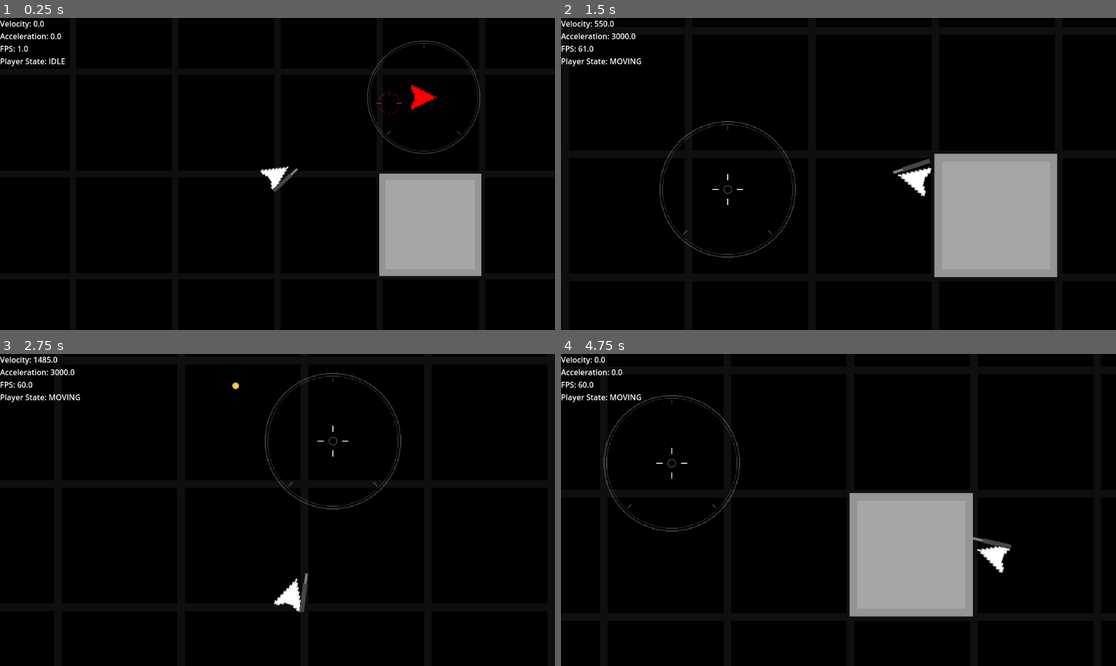
Above: before the commit, frames 1-4 (two rows, left to right).
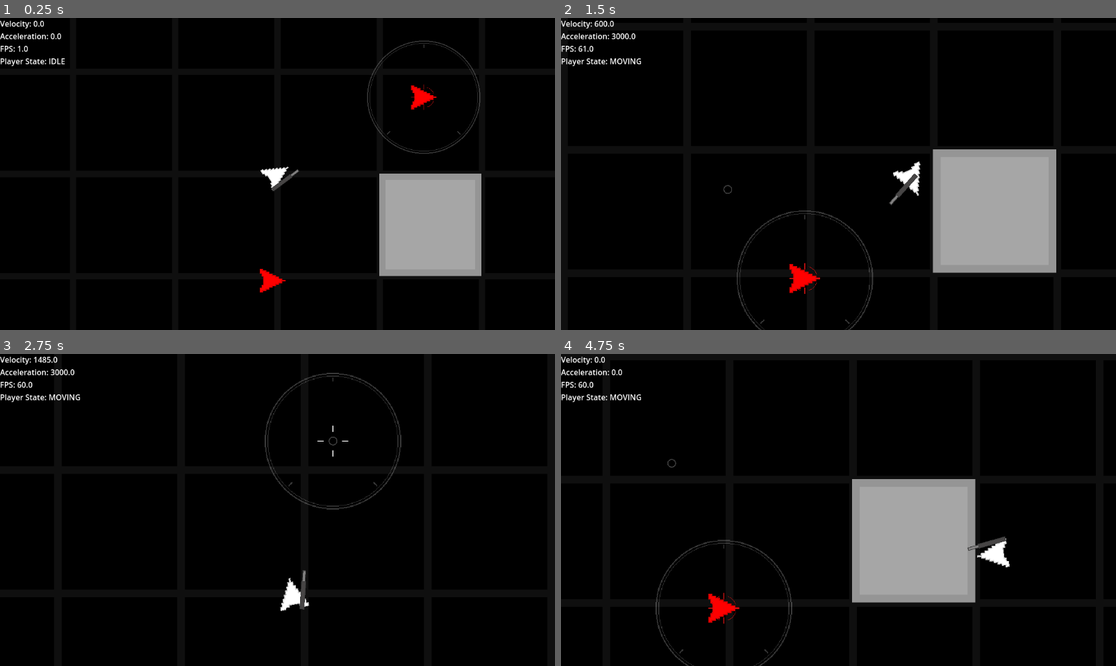
Above: after the commit, the same moments.

Repository: Morogox/AC2D
Game: Godot game, scene res://Scenes/main.tscn
Two runs of this game, one before a commit and one after it. Both use one fixed random seed, a clock stepped at 60 frames per second and the inputs below.
Inputs (mouse positions are in pixels of both pictures, inside the frame that each line leads up to):
- Up to frame 1 (0.25 s): no input
- Up to frame 2 (1.5 s): move the mouse to (960, 158) at 0.52 s; hold D (ui_right) 0.53-1.28 s; hold Right mouse button (ui_fireR) 0.53-1.28 s; move the mouse to (727, 189) at 1.27 s; hold S (ui_down) from 1.28 s (still down); right-click (727, 189) at 1.35 s
- Up to frame 3 (2.75 s): move the mouse to (333, 441) at 2.02 s; release S (ui_down) at 2.03 s; hold D (ui_right) from 2.03 s (still down); hold Right mouse button (ui_fireR) from 2.03 s (still down)
- Up to frame 4 (4.75 s): move the mouse to (810, 572) at 2.77 s; release D (ui_right) at 2.78 s; release Right mouse button (ui_fireR) at 2.78 s; hold W (ui_up) 2.78-3.53 s; right-click (810, 572) at 2.85 s; move the mouse to (1005, 556) at 3.52 s; hold Right mouse button (ui_fireR) 3.53-4.28 s; hold A (ui_left) from 3.53 s (still down); move the mouse to (672, 463) at 4.27 s; right-click (672, 463) at 4.35 s

The runs differ from the first frame. In frame 1, 0.3% of the frame differs, in the area x 46-79%, y 21-88%; in frame 2, 2.5%; in frame 3, 0.3%; in frame 4, 3.8%, in the area x 7-82%, y 13-100%.

Commit message:
1.7.0.0 | bullet rework, bullet hit flare, recoil

Diff:
--- /dev/null
+++ b/Scenes/bullet_1_impact_scene.tscn
@@ -0,0 +1,14 @@
+[gd_scene load_steps=3 format=3 uid="uid://cfv03upuh3ydq"]
+
+[ext_resource type="Texture2D" uid="uid://deq1opuwrmu46" path="res://Assets/Sprites/sBullet1_impact.png" id="1_58kd3"]
+[ext_resource type="Script" uid="uid://dxprftua2trj5" path="res://Scripts/bullet_1_impact.gd" id="1_mb6gl"]
+
+[node name="bullet1_impact" type="Node2D"]
+script = ExtResource("1_mb6gl")
+
+[node name="Sprite2D" type="Sprite2D" parent="."]
+position = Vector2(1, 0)
+scale = Vector2(1.5, 1.5)
+texture = ExtResource("1_58kd3")
+centered = false
+offset = Vector2(-64, -31)
--- a/Scenes/bullet_1_scene.tscn
+++ b/Scenes/bullet_1_scene.tscn
@@ -4,17 +4,19 @@
 [ext_resource type="Texture2D" uid="uid://qp7hvfuahtvq" path="res://Assets/Sprites/sBullet1.png" id="2_ycag2"]
 
 [sub_resource type="RectangleShape2D" id="RectangleShape2D_6afsh"]
-size = Vector2(53, 56)
+size = Vector2(204, 56)
 
 [node name="Bullet" type="Area2D"]
-scale = Vector2(0.25, 0.25)
+scale = Vector2(0.5, 0.25)
 script = ExtResource("1_oduel")
 
 [node name="CollisionShape2D" type="CollisionShape2D" parent="."]
-position = Vector2(0.5, 0)
+position = Vector2(2, 0)
 shape = SubResource("RectangleShape2D_6afsh")
 
 [node name="Sprite2D" type="Sprite2D" parent="."]
+scale = Vector2(3, 3)
 texture = ExtResource("2_ycag2")
 
-[connection signal="body_entered" from="." to="." method="_on_Bullet_body_entered"]
+[node name="Marker2D" type="Marker2D" parent="."]
+position = Vector2(104, 0)
--- a/Scenes/gun_scene.tscn
+++ b/Scenes/gun_scene.tscn
@@ -1,13 +1,21 @@
-[gd_scene load_steps=3 format=3 uid="uid://dgx8hr7cx7jni"]
+[gd_scene load_steps=4 format=3 uid="uid://dgx8hr7cx7jni"]
 
 [ext_resource type="Texture2D" uid="uid://g7lfgpha7jij" path="res://Assets/Sprites/sGun1.png" id="1_nxj5y"]
 [ext_resource type="Script" uid="uid://cplmt67onjenl" path="res://Scripts/gun.gd" id="1_oqrbh"]
+[ext_resource type="Texture2D" uid="uid://basq0tayhaiq5" path="res://Assets/Sprites/sMuzzleFlash1.png" id="2_fgxor"]
 
 [node name="Gun" type="Node2D"]
 script = ExtResource("1_oqrbh")
-
-[node name="Sprite2D" type="Sprite2D" parent="."]
-texture = ExtResource("1_nxj5y")
+bullet_speed = 7000
 
 [node name="Muzzle" type="Marker2D" parent="."]
 position = Vector2(29, 0)
+
+[node name="sMuzzleFlash" type="Sprite2D" parent="."]
+visible = false
+position = Vector2(47, 0)
+scale = Vector2(0.15, 0.15)
+texture = ExtResource("2_fgxor")
+
+[node name="sGun" type="Sprite2D" parent="."]
+texture = ExtResource("1_nxj5y")
--- a/Scenes/main.tscn
+++ b/Scenes/main.tscn
@@ -31,6 +31,9 @@
 tile_map_data = PackedByteArray("AAD6//n/AQAAAAAAAAD7//n/AQAAAAAAAAD8//n/AQAAAAAAAAD9//n/AQAAAAAAAAD+//n/AQAAAAAAAAD/// …(25520 unchanged characters)…
 tile_set = SubResource("TileSet_8gbba")
 
+[node name="Walls" parent="." groups=["object"] instance=ExtResource("6_6bp64")]
+position = Vector2(382, 127)
+
 [node name="Player" parent="." node_paths=PackedStringArray("cursor") instance=ExtResource("1_jjgbg")]
 cursor = NodePath("../Crosshair")
 
@@ -47,14 +50,15 @@
 
 [node name="Boundaries" parent="." instance=ExtResource("5_21xkr")]
 
-[node name="Walls" parent="." groups=["object"] instance=ExtResource("6_6bp64")]
-position = Vector2(382, 127)
-
 [node name="Enemy1" parent="." instance=ExtResource("10_hptm8")]
 position = Vector2(-61, -546)
 
 [node name="Enemy1_2" parent="." instance=ExtResource("10_hptm8")]
 position = Vector2(116, -192)
+
+[node name="Enemy1_3" parent="." instance=ExtResource("10_hptm8")]
+position = Vector2(-12, 267)
+on = false
 
 [node name="Crosshair" type="Node2D" parent="." node_paths=PackedStringArray("player")]
 position = Vector2(-229, 11)
@@ -63,7 +67,7 @@
 free_sprite = ExtResource("8_ynf5e")
 soft_lock_sprite = ExtResource("11_wsu2k")
 full_lock_sprite = ExtResource("11_wsu2k")
-full_lock_time = 60.0
+full_lock_time = 0.2
 
 [node name="sCrosshair" type="Sprite2D" parent="Crosshair"]
 scale = Vector2(0.25, 0.25)
--- a/Scenes/walls_scene.tscn
+++ b/Scenes/walls_scene.tscn
@@ -7,7 +7,7 @@
 
 [node name="Wall1" type="Node2D"]
 
-[node name="Wall1Static" type="StaticBody2D" parent="."]
+[node name="Wall1Static" type="StaticBody2D" parent="." groups=["object"]]
 
 [node name="WallCol" type="CollisionShape2D" parent="Wall1Static"]
 shape = SubResource("RectangleShape2D_cxhnf")
--- a/Scripts/bullet.gd
+++ b/Scripts/bullet.gd
@@ -1,21 +1,52 @@
 extends Area2D
-
+@onready var tip = $Marker2D
 @export var lifetime: float = 2.0   # seconds before auto-destroy
 
 var life_timer := 0.0
 var damage: int = 0          # placeholder, will be set by gun
-var speed: float = 2000.0    # placeholder, will be set by gun
+var b_speed: float = 0.0    # placeholder, will be set by gun
+
+var last_pos: Vector2
+var velocity: Vector2
+func _ready():
+	velocity = Vector2.RIGHT.rotated(rotation) * b_speed
+
 func _process(delta):
-	# Move forward in the bullet's rotation direction
-	position += Vector2.RIGHT.rotated(rotation) * speed * delta
+	var from = global_position
+	var to = from + velocity * delta
+	# Build the query
+	var space_state = get_world_2d().direct_space_state
+	var query = PhysicsRayQueryParameters2D.create(from, to)
+	query.exclude = [self]  # avoid hitting itself
+	var result = space_state.intersect_ray(query)
+
+	if result:
+		var hit_pos = result.position
+		global_position = hit_pos
+		_on_Bullet_body_entered(result.collider)
+
+		return
+	# No hit → just move
+	global_position = to
 
 	# Auto-destroy after lifetime
 	life_timer += delta
 	if life_timer >= lifetime:
 		queue_free()
 
-	# Detect collision
+func hit_effect():
+	# spawn impact effect
+	var impact = preload("res://Scenes/bullet_1_impact_scene.tscn").instantiate()
+	impact.global_position = global_position
+	impact.global_rotation = global_rotation
+	get_tree().current_scene.add_child(impact)
+
 func _on_Bullet_body_entered(body):
+	print("method called")
 	if body.is_in_group("enemies"):
-		# Handle hit logic (damage, effects, etc.)
-		queue_free()
+		#place holder
+		hit_effect()
+	if body.is_in_group("object"):
+		print("WALL")
+		hit_effect()
+	queue_free()
--- /dev/null
+++ b/Scripts/bullet_1_impact.gd
@@ -0,0 +1,7 @@
+extends Node2D
+@export var lifetime := 0.05  # seconds
+
+func _ready():
+	# auto-destroy after a short time
+	rotation += randf_range(-0.1, 0.1)
+	get_tree().create_timer(lifetime).timeout.connect(queue_free)
--- a/Scripts/crosshair.gd
+++ b/Scripts/crosshair.gd
@@ -3,6 +3,8 @@
 @export var free_sprite: Texture2D
 @export var soft_lock_sprite: Texture2D
 @export var full_lock_sprite: Texture2D
+
+
 enum CrosshairState {
 	FREE,       # Following the cursor normally
 	SOFT_LOCK,  # Slowly lerping toward an enemy
--- a/Scripts/enemy_1.gd
+++ b/Scripts/enemy_1.gd
@@ -1,19 +1,20 @@
 extends CharacterBody2D
 var direction = 1
 var speed = 1000  # pixels per second
-
+@export var on = true
 func _ready():
 	add_to_group("enemies")
 
 func _process(delta):
-	# Update position
-	global_position.x += speed * delta * direction
+	if on:
+		# Update position
+		global_position.x += speed * delta * direction
 
-	# Update velocity vector
-	velocity = Vector2(speed * direction, 0)
+		# Update velocity vector
+		velocity = Vector2(speed * direction, 0)
 
-	# Reverse direction at limits
-	if global_position.x > 3000:
-		direction = -1
-	elif global_position.x < -3000:
-		direction = 1
+		# Reverse direction at limits
+		if global_position.x > 3000:
+			direction = -1
+		elif global_position.x < -3000:
+			direction = 1
--- a/Scripts/gun.gd
+++ b/Scripts/gun.gd
@@ -5,11 +5,23 @@
 @onready var muzzle = $Muzzle   # Marker2D
 
 @export var damage = 100
-@export var bullet_speed = 2000
+@export var bullet_speed = 6000
 
 var target_angle = null
 var cooldown := 0.5
 var timer := 0.0
+
+@onready var flash = $sMuzzleFlash
+var flash_time := 0.05   # how long to show the flash (seconds)
+
+var recoil_strength := 10.0
+var recoil_decay := 20.0
+var recoil_offset := Vector2.ZERO
+var default_offset := Vector2.ZERO
+
+func _ready():
+	default_offset = position  # where the gun normally sits
+
 func _process(delta):
 	timer = max(timer - delta, 0.0)
 
@@ -27,15 +39,36 @@
 		target_angle = (crosshair.global_position - global_position).angle()
 		global_rotation = lerp_angle(global_rotation, target_angle, delta * rotation_speed)
 
+	# Smoothly return to center
+	recoil_offset = recoil_offset.move_toward(Vector2.ZERO, recoil_decay * delta)
+	position = default_offset + recoil_offset
+
 func shoot():
 	if timer > 0.0:
 		return
 	timer = cooldown
+	# show muzzle flash
+	flash.show()
+	flash.rotation = randf_range(-0.1, 0.1)  # optional: small random tilt
+	# hide it again shortly
+	get_tree().create_timer(flash_time).timeout.connect(flash.hide)
+
+	# RECOIL
+	# world-space kick (backwards along barrel)
+	var world_kick = (-Vector2.RIGHT).rotated(global_rotation) * recoil_strength
+	# convert the world displacement into parent's local-space delta
+	var parent_node = get_parent()
+	var curr_global = global_position
+	var new_global = curr_global + world_kick
+	var local_delta = parent_node.to_local(new_global) - parent_node.to_local(curr_global)
+	recoil_offset += local_delta
+
+	# Spawn bullet
 	var bullet = bullet_scene.instantiate()
 	bullet.global_position = muzzle.global_position
 	bullet.rotation = global_rotation
 	bullet.damage = damage  # pass damage to bullet
-	bullet.speed = bullet_speed  # pass damage to bullet
+	bullet.b_speed = bullet_speed  # pass damage to bullet
 	get_tree().current_scene.add_child(bullet)
 
 # Predict where to shoot to hit a moving target
Binary file changed: Assets/Sprites/sBullet1.png
Binary file added: Assets/Sprites/sBullet1_impact.png
Not shown, added: Assets/Sprites/sBullet1_impact.png.import
Binary file added: Assets/Sprites/sMuzzleFlash1.png
Not shown, added: Assets/Sprites/sMuzzleFlash1.png.import
Not shown, added: Scripts/bullet_1_impact.gd.uid
